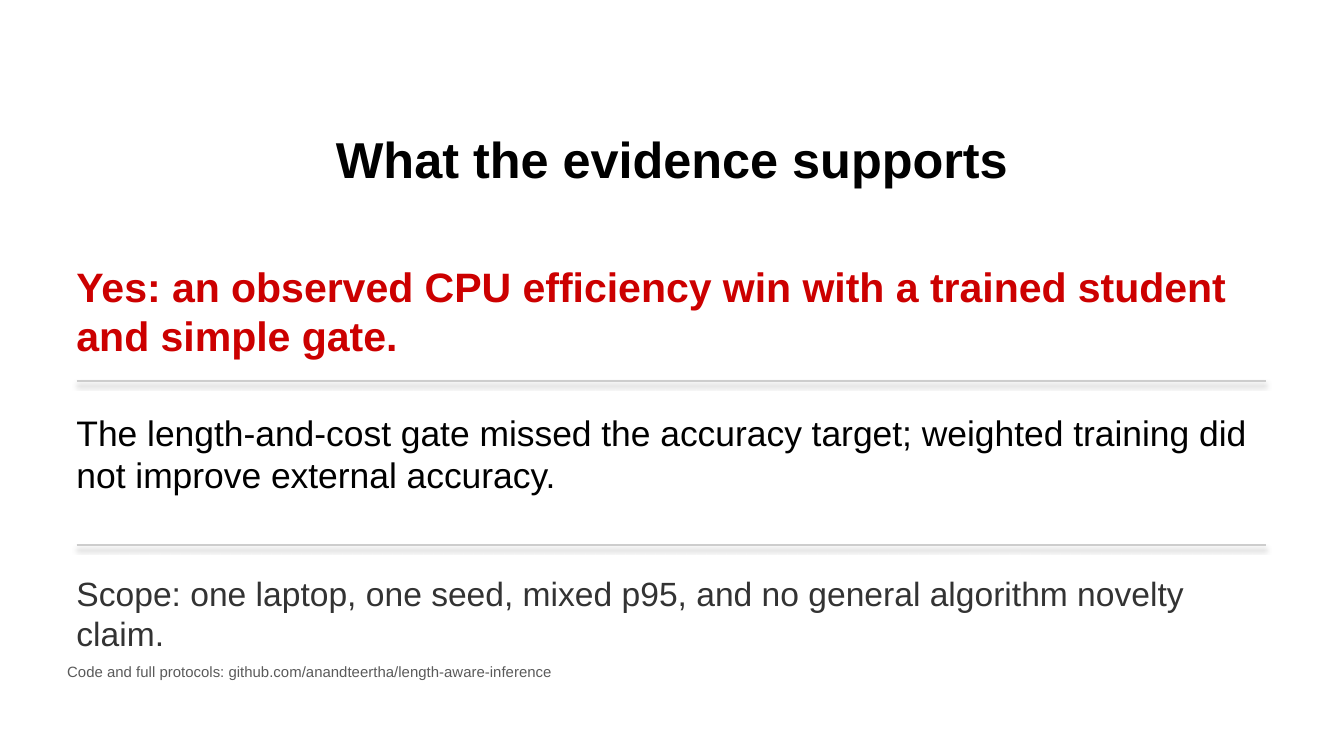
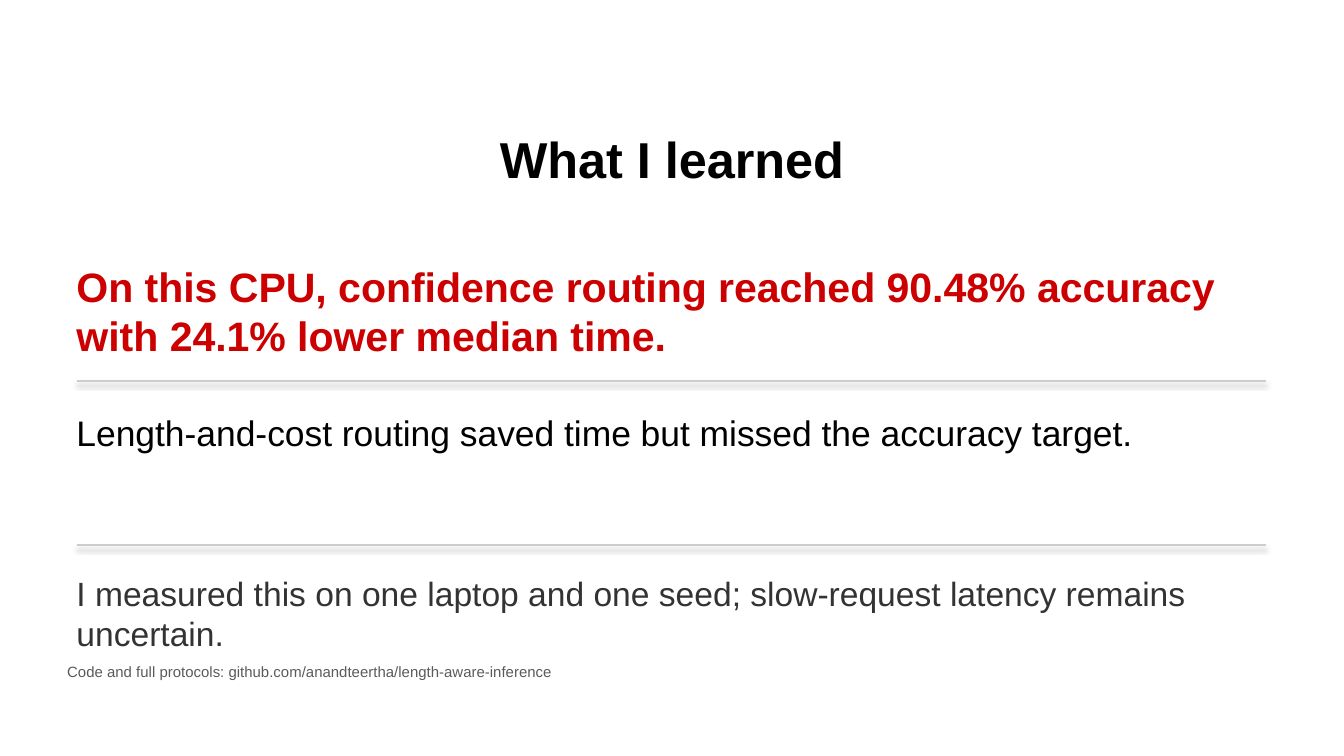
Before and after one commit to anandteertha/length-aware-inference, a slide deck: slide 11 of presentation/nc-state-etdl-project-guideline-aligned.pptx. Drawn at 1344x756 pixels with LibreOffice and Linux fonts; fonts in the diff are those of the drawing; background and template pictures are left out. Boxes give left, top, right and bottom in pixels: in the first picture for what was removed or moved away, otherwise in the second. Text is boxed around its words. In the diff, an @@ line names an element or a change of style, - is before the commit and + after.

```diff
--- a/presentation/nc-state-etdl-project-guideline-aligned.pptx
+++ b/presentation/nc-state-etdl-project-guideline-aligned.pptx
@@ title at box(500, 141, 844, 179): text changed @@
-What the evidence supports
+What I learned
@@ text at box(76, 272, 1215, 352): text changed @@
-Yes: an observed CPU efficiency win with a trained student and simple gate.
+On this CPU, confidence routing reached 90.48% accuracy with 24.1% lower median time.
@@ text at box(76, 420, 1132, 453): text changed @@
-The length-and-cost gate missed the accuracy target; weighted training did not improve external accuracy.
+Length-and-cost routing saved time but missed the accuracy target.
@@ text at box(76, 581, 1185, 612): text changed @@
-Scope: one laptop, one seed, mixed p95, and no general algorithm novelty claim.
+I measured this on one laptop and one seed; slow-request latency remains uncertain.
```
Also in this commit, not shown: 1 other slide changed, 1 other file.
